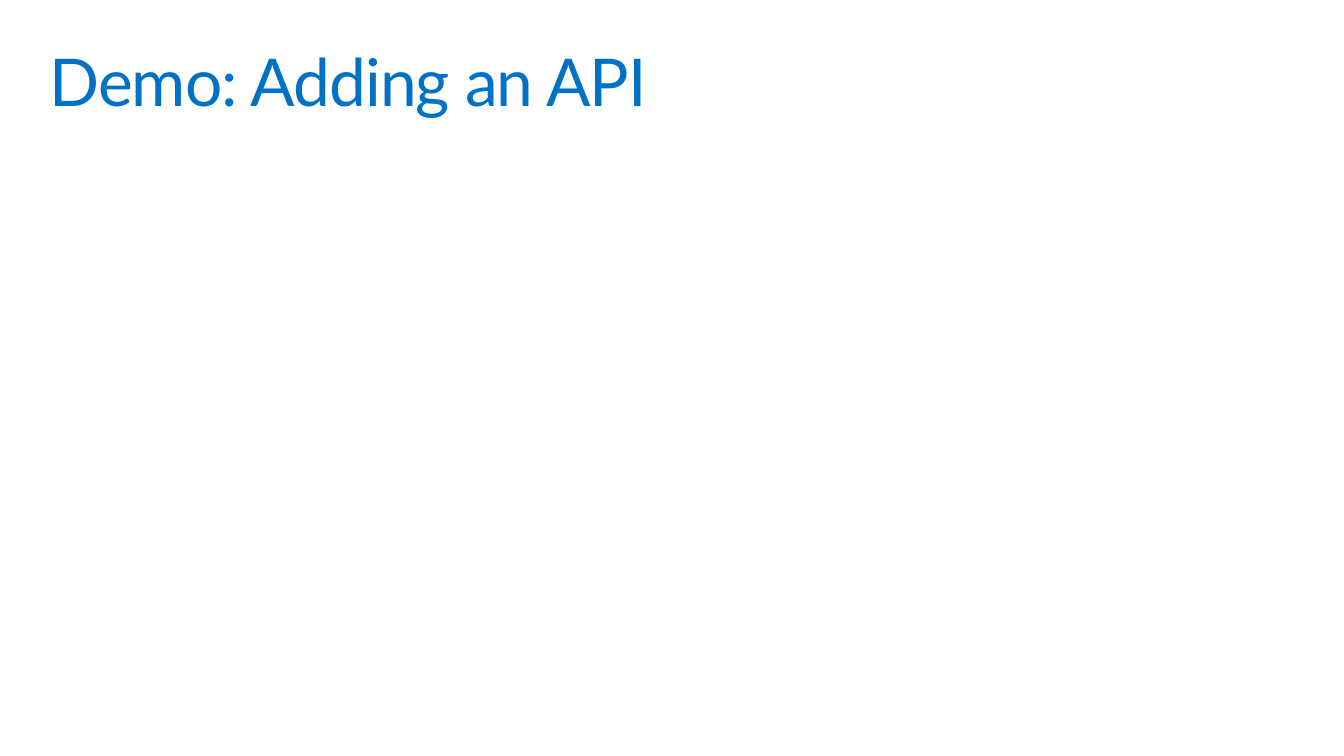
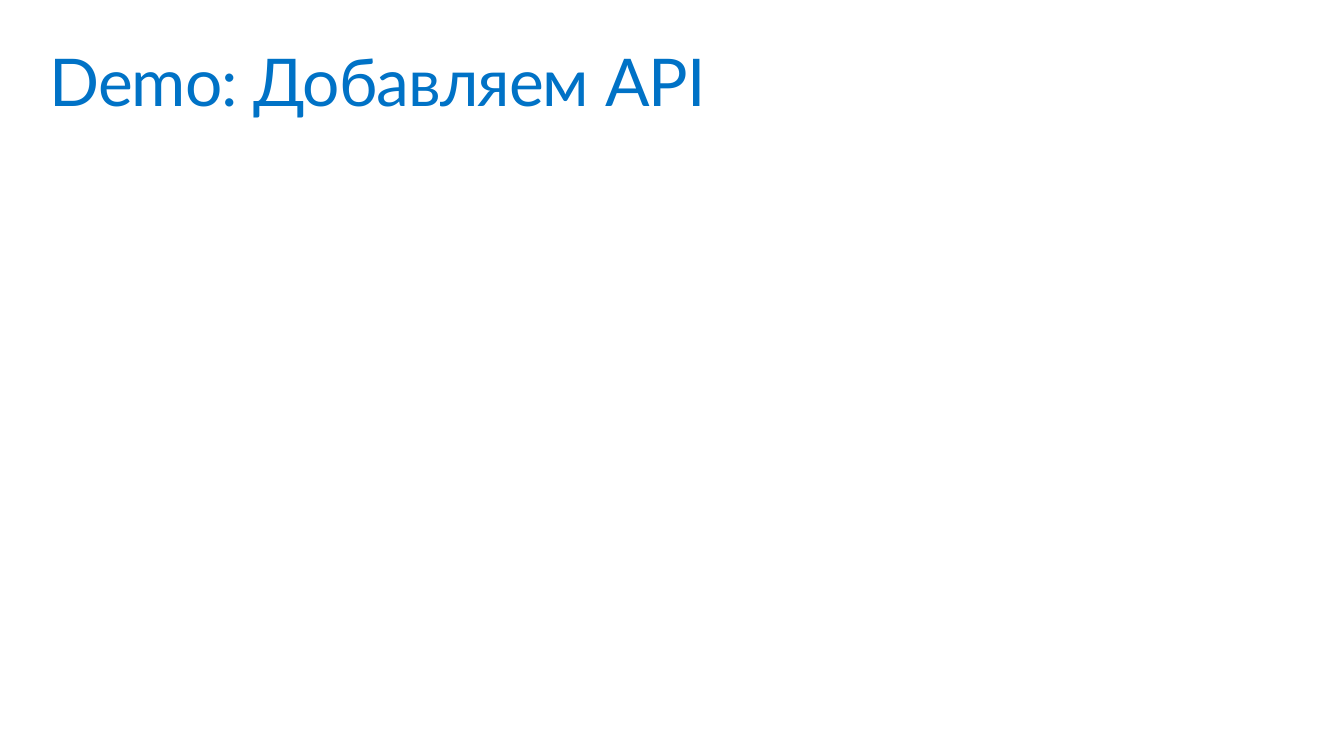
Before and after one commit to jongalloway/DevCon2016, a slide deck: slide 17 of Slides/ASPNET Core Internals.ru.pptx. Drawn at 1344x756 pixels with LibreOffice and Linux fonts; fonts in the diff are those of the drawing. Boxes give left, top, right and bottom in pixels: in the first picture for what was removed or moved away, otherwise in the second. Text is boxed around its words. In the diff, an @@ line names an element or a change of style, - is before the commit and + after.

```diff
--- a/Slides/ASPNET Core Internals.ru.pptx
+++ b/Slides/ASPNET Core Internals.ru.pptx
@@ title at (49,58,706,118): text changed @@
-Demo: Adding an API
+Demo: Добавляем API
```
Also in this commit, not shown: 16 other slides changed.
